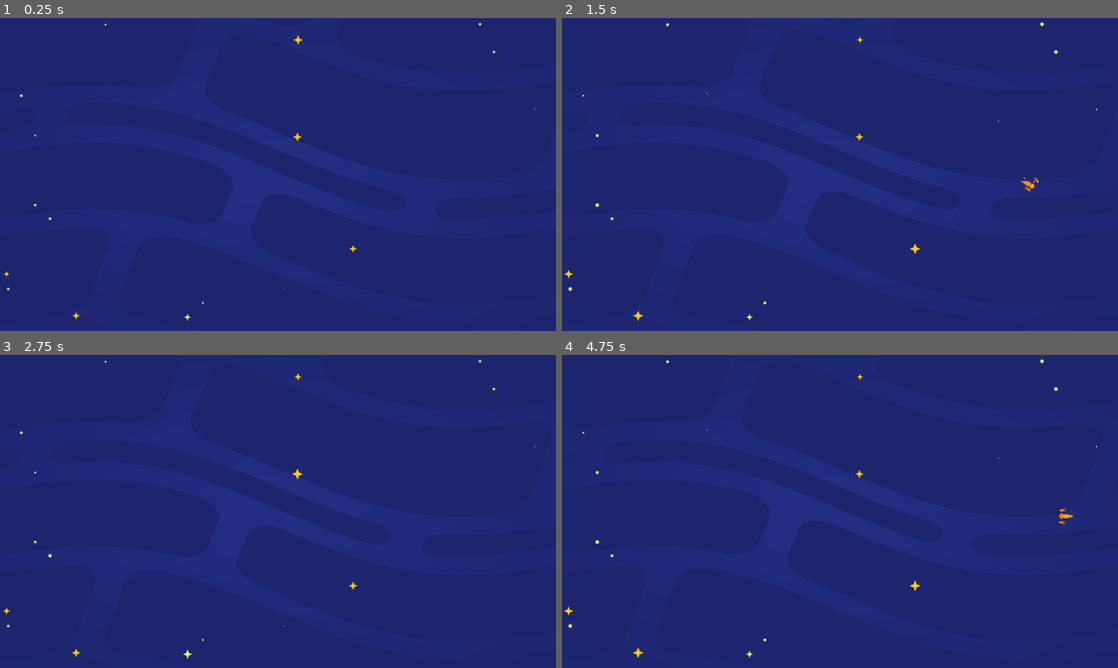
Above: before the commit, frames 1-4 (two rows, left to right).
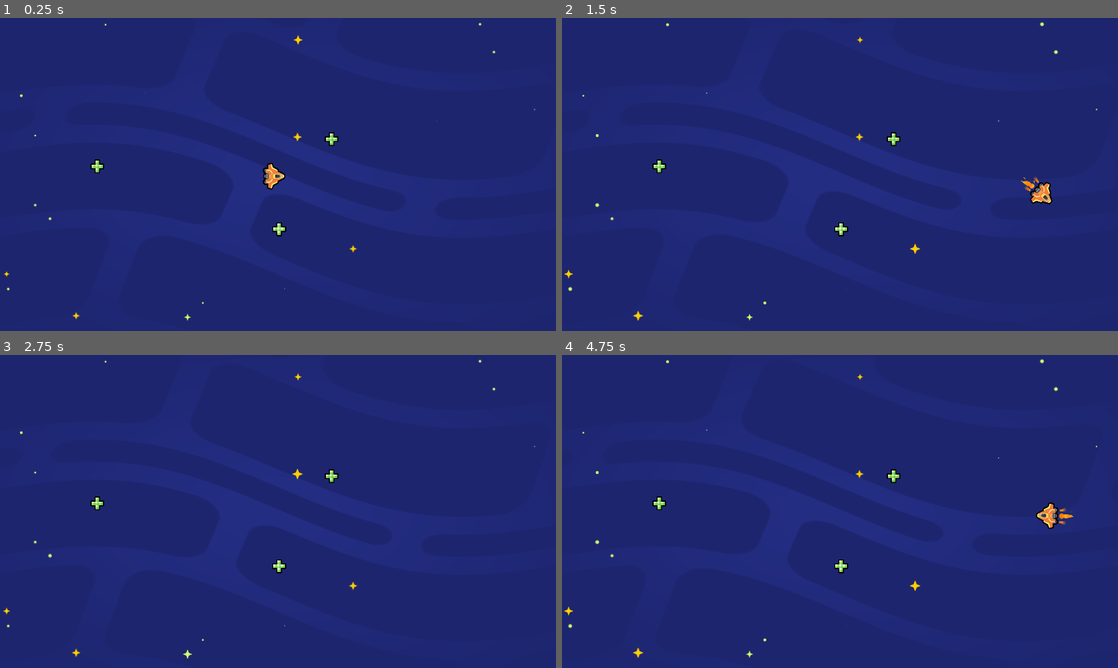
Above: after the commit, the same moments.

Repository: EricCa1/2d-GameDev-Course
Game: Godot game, scene res://lessons/space_level.tscn
Same seed, same stepped clock (60 frames per second), same inputs: the game is played once before the commit and once after it.
Inputs:
- Up to frame 1 (0.25 s): no input
- Up to frame 2 (1.5 s): hold D (move_right) 0.53-1.28 s; hold S (move_down) from 1.28 s (still down)
- Up to frame 3 (2.75 s): release S (move_down) at 2.03 s; hold D (move_right) from 2.03 s (still down)
- Up to frame 4 (4.75 s): release D (move_right) at 2.78 s; hold W (move_up) 2.78-3.53 s; tap Enter at 3.5 s; hold A (move_left) from 3.53 s (still down)

The runs differ from the first frame. In frame 1, 0.4% of the frame differs, in the area x 16-61%, y 36-70%; in frame 2, 0.4%, in the area x 16-89%, y 36-70%; in frame 3, 0.2%; in frame 4, 0.4%.

Commit message:
L3 Completed

Diff:
--- a/05.loot_it_all_workbook/lessons/ship.tscn
+++ b/05.loot_it_all_workbook/lessons/ship.tscn
@@ -1,15 +1,18 @@
-[gd_scene load_steps=5 format=3 uid="uid://dmv50krf4bo5r"]
+[gd_scene load_steps=6 format=3 uid="uid://dmv50krf4bo5r"]
 
+[ext_resource type="Texture2D" uid="uid://bniyrxn3r2v8h" path="res://assets/ship.png" id="2_ymulv"]
 [ext_resource type="Script" path="res://lessons/ship.gd" id="4_p1sls"]
 [ext_resource type="PackedScene" uid="uid://dgf54k70yiiff" path="res://assets/ship_visual_effects/main_thruster/main_thruster.tscn" id="5_q7c3l"]
 [ext_resource type="PackedScene" uid="uid://bklom8bhpxg4h" path="res://assets/ship_visual_effects/side_thruster/side_thruster.tscn" id="6_1updt"]
 
-[sub_resource type="CircleShape2D" id="CircleShape2D_77pun"]
+[sub_resource type="CircleShape2D" id="CircleShape2D_xyha0"]
+radius = 46.0109
 
 [node name="Ship" type="Area2D"]
 script = ExtResource("4_p1sls")
 
 [node name="Sprite2D" type="Sprite2D" parent="."]
+texture = ExtResource("2_ymulv")
 
 [node name="MainThruster" parent="Sprite2D" instance=ExtResource("5_q7c3l")]
 position = Vector2(-33, 0)
@@ -24,4 +27,5 @@
 rotation = 1.36715
 
 [node name="CollisionShape2D" type="CollisionShape2D" parent="."]
-shape = SubResource("CircleShape2D_77pun")
+position = Vector2(-5, 0)
+shape = SubResource("CircleShape2D_xyha0")
--- a/05.loot_it_all_workbook/lessons/space_level.tscn
+++ b/05.loot_it_all_workbook/lessons/space_level.tscn
@@ -1,6 +1,7 @@
-[gd_scene load_steps=3 format=3 uid="uid://btkjymc78ap8d"]
+[gd_scene load_steps=4 format=3 uid="uid://btkjymc78ap8d"]
 
 [ext_resource type="PackedScene" uid="uid://dmv50krf4bo5r" path="res://lessons/ship.tscn" id="2_2j1u5"]
+[ext_resource type="PackedScene" uid="uid://dm7apcwqlsdvn" path="res://health_pack.tscn" id="3_d73xr"]
 [ext_resource type="PackedScene" uid="uid://bxfevggvxo634" path="res://assets/background/space_background.tscn" id="3_e6xy1"]
 
 [node name="Level" type="Node2D"]
@@ -9,3 +10,12 @@
 position = Vector2(946, 546)
 
 [node name="SpaceBackground" parent="." instance=ExtResource("3_e6xy1")]
+
+[node name="HealthPack" parent="." instance=ExtResource("3_d73xr")]
+position = Vector2(964, 729)
+
+[node name="HealthPack2" parent="." instance=ExtResource("3_d73xr")]
+position = Vector2(336, 512)
+
+[node name="HealthPack3" parent="." instance=ExtResource("3_d73xr")]
+position = Vector2(1145, 418)
